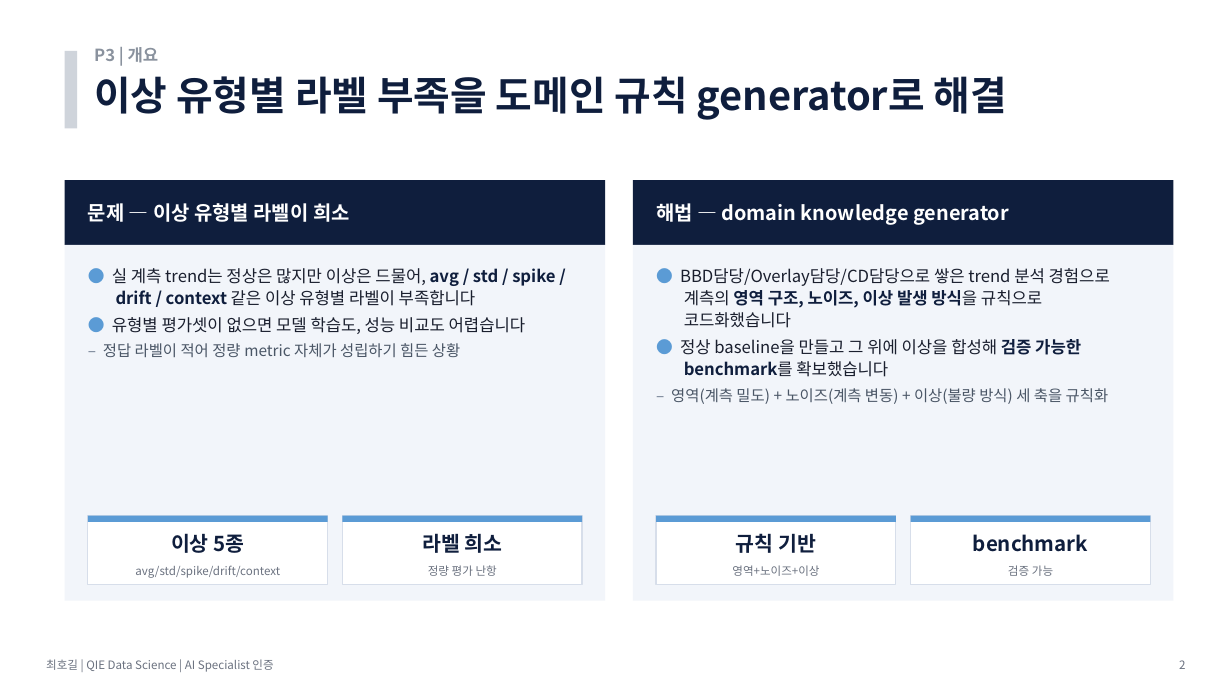
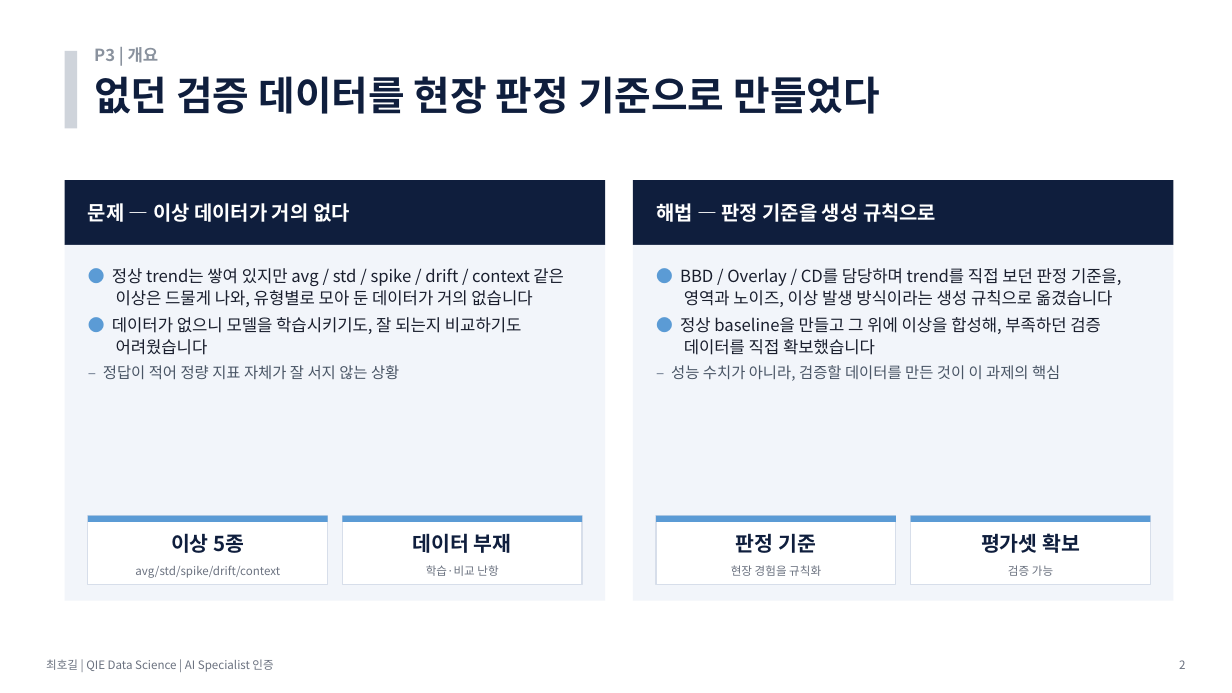
Before and after one commit to hogil/fbm_paper, a slide deck: slide 2 of recommendation/presentation/발표_P3_데이터생성_최호길.pptx. Drawn at 1232x693 pixels with LibreOffice and Linux fonts; fonts in the diff are those of the drawing. Boxes give left, top, right and bottom in pixels: in the first picture for what was removed or moved away, otherwise in the second. Text is boxed around its words. In the diff, an @@ line names an element or a change of style, - is before the commit and + after.

```diff
--- a/recommendation/presentation/발표_P3_데이터생성_최호길.pptx
+++ b/recommendation/presentation/발표_P3_데이터생성_최호길.pptx
@@ text at (94,76,879,114): text changed @@
-이상 유형별 라벨 부족을 도메인 규칙 generator로 해결
+없던 검증 데이터를 현장 판정 기준으로 만들었다
@@ text at (88,203,350,222): text changed @@
-문제 — 이상 유형별 라벨이 희소
+문제 — 이상 데이터가 거의 없다
@@ text at (656,203,936,222): text changed @@
-해법 — domain knowledge generator
+해법 — 판정 기준을 생성 규칙으로
@@ text at (103,268,564,379): text changed @@
-● 실 계측 trend는 정상은 많지만 이상은 드물어, avg / std / spike / drift / context 같은 이상 유형별 라벨이 부족합니다
-● 유형별 평가셋이 없으면 모델 학습도, 성능 비교도 어렵습니다
-  – 정답 라벨이 적어 정량 metric 자체가 성립하기 힘든 상황
+● 정상 trend는 쌓여 있지만 avg / std / spike / drift / context 같은 이상은 드물게 나와, 유형별로 모아 둔 데이터가 거의 없습니다
+● 데이터가 없으니 모델을 학습시키기도, 잘 되는지 비교하기도 어려웠습니다
+  – 정답이 적어 정량 지표 자체가 잘 서지 않는 상황
@@ text at (671,268,1121,381): text changed @@
-● BBD담당/Overlay담당/CD담당으로 쌓은 trend 분석 경험으로 계측의 영역 구조, 노이즈, 이상 발생 방식을 규칙으로 코드화했습니다
-● 정상 baseline을 만들고 그 위에 이상을 합성해 검증 가능한 benchmark를 확보했습니다
-  – 영역(계측 밀도) + 노이즈(계측 변동) + 이상(불량 방식) 세 축을 규칙화
+● BBD / Overlay / CD를 담당하며 trend를 직접 보던 판정 기준을, 영역과 노이즈, 이상 발생 방식이라는 생성 규칙으로 옮겼습니다
+● 정상 baseline을 만들고 그 위에 이상을 합성해, 부족하던 검증 데이터를 직접 확보했습니다
+  – 성능 수치가 아니라, 검증할 데이터를 만든 것이 이 과제의 핵심
@@ text at (413,533,512,553): text changed @@
-라벨 희소
+데이터 부재
@@ text at (736,533,816,553): text changed @@
-규칙 기반
+판정 기준
@@ text at (981,533,1080,553): text changed @@
-benchmark
+평가셋 확보
@@ text at (426,565,498,576): text changed @@
-정량 평가 난항
+학습·비교 난항
@@ text at (731,565,821,576): text changed @@
-영역+노이즈+이상
+현장 경험을 규칙화
```
Also in this commit, not shown: 6 other slides changed, 1 slide added, 1 other file.
